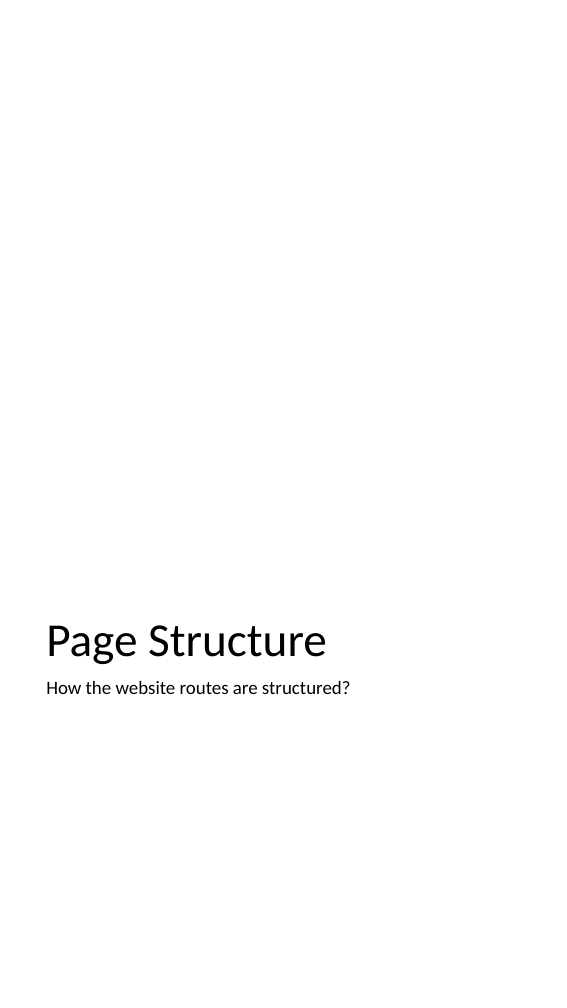
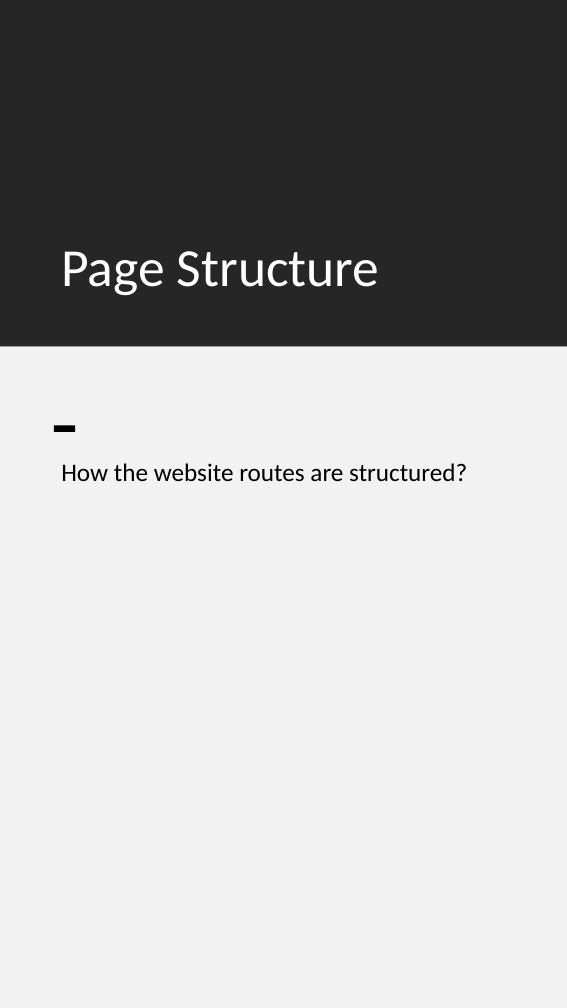
Before and after one commit to jm55/CCAPDEV-MCO, a slide deck: slide 3 of Documentation/MCO Design.pptx (slide 2 before the commit). Drawn at 567x1008 pixels with LibreOffice and Linux fonts; fonts in the diff are those of the drawing. Boxes give left, top, right and bottom in pixels: in the first picture for what was removed or moved away, otherwise in the second. Text is boxed around its words. In the diff, an @@ line names an element or a change of style, - is before the commit and + after.

```diff
--- a/Documentation/MCO Design.pptx
+++ b/Documentation/MCO Design.pptx
@@ rectangle added at (0, 0, 567, 347), fill #262626 @@
@@ title "Page Structure": place and size @@
-title "Page Structure" at (46, 625, 327, 664)
+title "Page Structure" at (61, 251, 379, 295)
@@ title "Page Structure" at (61, 251, 379, 295): size 45 to 51 pt, text colour #000000 to #FFFFFF @@
@@ rectangle added at (0, 347, 567, 1008), fill #F2F2F2 @@
@@ rectangle added at (54, 426, 75, 432), fill #000000 @@
@@ text "How the website routes are ...": place and size @@
-text "How the website routes are ..." at (46, 681, 351, 694)
+text "How the website routes are ..." at (61, 463, 467, 482)
@@ text "How the website routes are ..." at (61, 463, 467, 482): size 18 to 24 pt; more space between paragraphs @@
```
Also in this commit, not shown: 7 other slides changed, 6 slides added, 1 slide removed, 13 other files.
